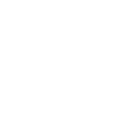
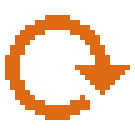
Layers edited between the first and the second w=135, h=135 image:
added layer "Layer 4" above "maximize" over left=5, top=15, right=130, bottom=120
hid "maximize" over left=10, top=15, right=125, bottom=120
